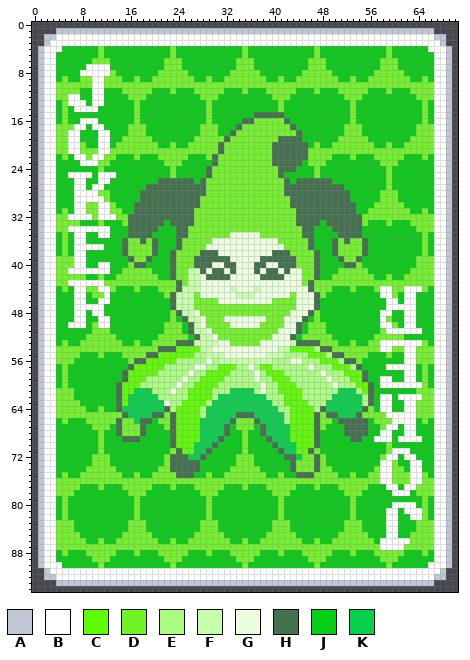
Two versions of one sprite sheet, assets/2x/fructifero.png. Above: the version before the commit.
The file is 142x190 pixels, drawn in blocks of 2x2; one block is one cell here. Colours within 5 levels of each other are drawn and written as one.
Palette (. is transparent): A #bfc7d5  B #ffffff  C #5dfd00  D #71f426  E #a9fd81  F #c5ffa9  G #ebffdf  H #44724e  J #06ce15  K #05d24a
After:
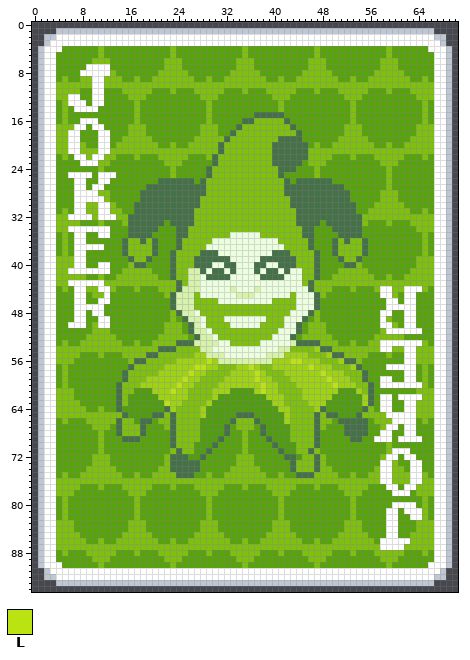
Colours new in this view: L #bbe312
The edit:
Colour D changes from #71f426 to #7dc109.
Colour E changes from #a9fd81 to #9dd40e.
Colour F changes from #c5ffa9 to #d7f2a9.
Colour H changes from #44724e to #447247.
Colour J changes from #06ce15 to #56a507.
Colour K changes from #05d24a to #4e9f0b.
Colour C becomes colour D in row 54 at x 24 to 27 and 43 to 46; in row 55 at x 21 to 26 and 46 to 48; in row 56 at x 19 to 23 and 48 to 50; in row 57 at x 17 to 21, 31 to 33, 38 to 39 and 50 to 52; in row 58 at x 16 to 20, 29 to 32, 39 to 41 and 52 to 54; in row 59 at x 16 to 18, 28 to 31, 40 to 42 and 53 to 54.
Colour C becomes colour D in row 60 at x 15 to 17, 27 to 30, 41 to 43 and 54 to 55; in row 61 at x 15 to 16, 26 to 29, 41 to 44 and 55; in row 62 at x 15, 26 to 29 and 42 to 44; in row 63 at x 15, 25 to 28 and 42 to 45; in rows 64 to 69 at x 24 to 27 and 43 to 46; in row 70 at x 24 to 26 and 44 to 46.
Colour C becomes colour D in row 71 at x 25 to 26 and 44 to 45.
Colour G becomes colour L in row 56 at x 29 and 43 to 44; in row 57 at x 27 to 28, 36 and 46; in row 58 at x 26, 37 and 48; in row 59 at x 25, 37 and 49; in row 60 at x 24, 38 and 50; in row 61 at x 23 and 38.
Colour G becomes colour L in row 63 at x 22.
Where, in picture pixels (left, top, right, bottom), the same in both pictures:
changed: (56, 46, 434, 568)
